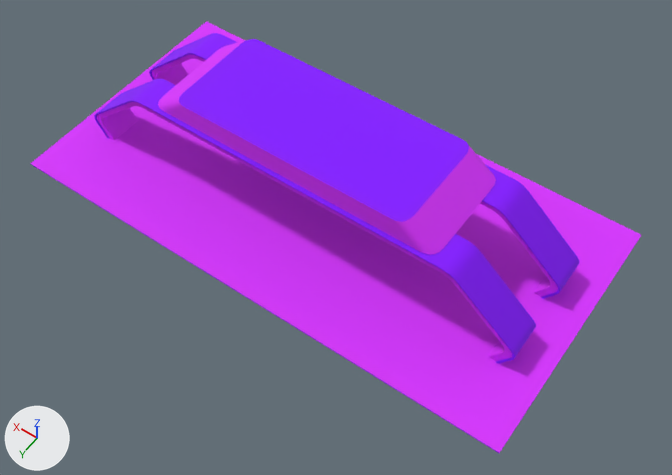
Before and after pictures for a commit that changed the FBX model Project/Assets/Project/Visual/3D/Model/Exhibition_B.FBX.
Camera for both pictures: a 50 mm lens placed at (-17.8, 24.2, 35.2), pointed at (-2.0, 2.0, 0.5). Lighting does not change. The marker at lower left points along +X, +Y and +Z. Where no turn or scale is listed for an object, it has been applied to the vertices.

Objects in the first picture: 'Exhibition_B', 'Exhibition_B_2', 'Exhibition_B_3'.
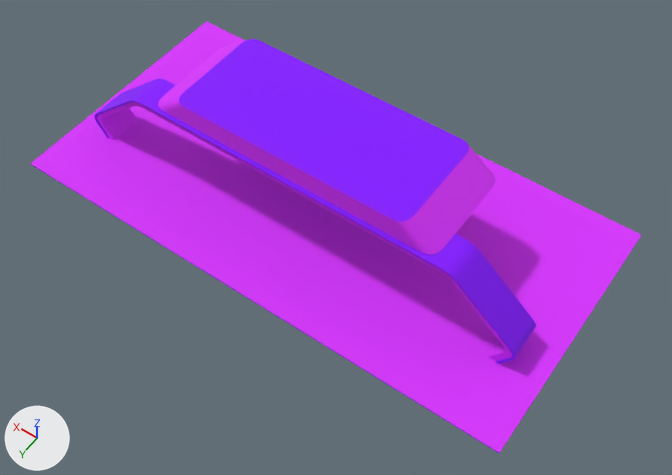
The newer file is also turned or shifted as a whole; pictures and numbers use the older file's frame.

Location of each change, [x1, y1, x2, y2] in pixels of the pictures (672 x 475 px):
part 1 of me_mesh_002, deleted (purple)
    before: [149, 33, 579, 299]

Patch to the scene script:
```diff
--- a/Project/Assets/Project/Visual/3D/Model/Exhibition_B.FBX.py
+++ b/Project/Assets/Project/Visual/3D/Model/Exhibition_B.FBX.py
@@ me_mesh_002 @@
 me_mesh_002.from_pydata(...)  # 624 vertices, 608 faces; spans x -12.2..12.4, y -2.7..3.3, z 0.0..4.3
 # used by ob_exhibition_b_2; location = (0.0, 0.0, 0.0)
+# me_mesh_002 part 1: the loose piece of 312 vertices spanning x -12.2..12.4, y -2.7..-0.8, z 0.0..4.3 is deleted
 me_mesh_002.materials.append(mat_1)
```
